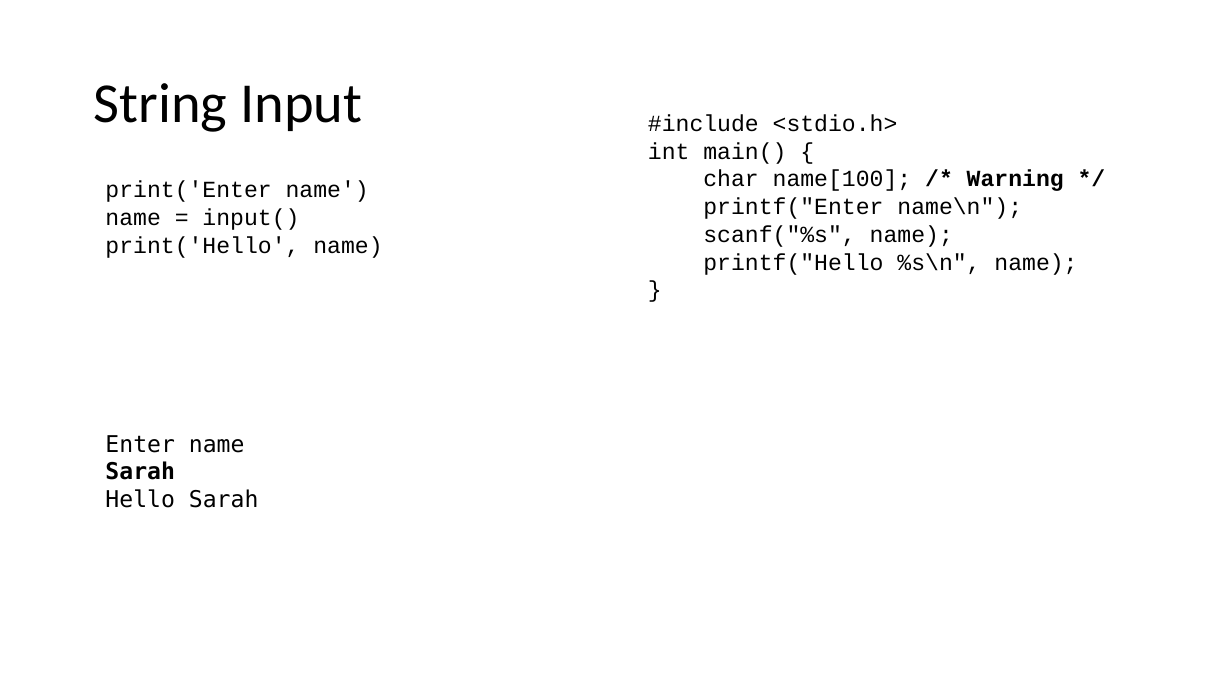
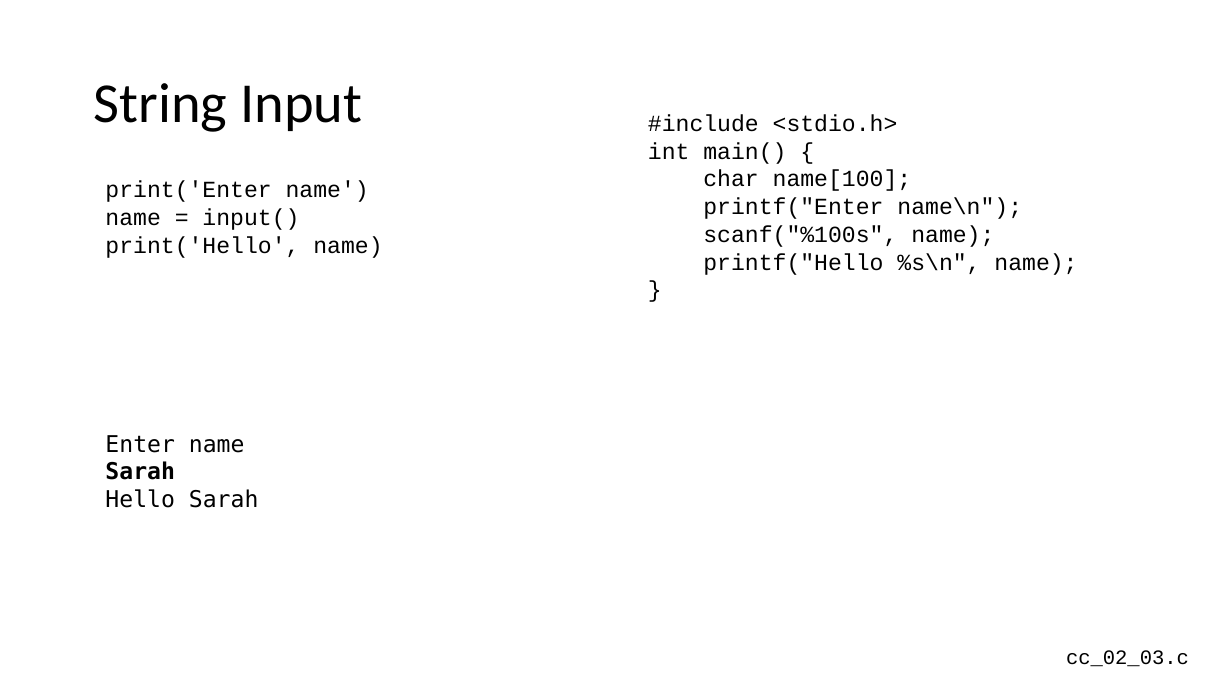
Before and after one commit to csev/cc4e, a slide deck: slide 9 of lectures/CC-02-Python.pptx. Drawn at 1232x693 pixels with LibreOffice and Linux fonts; fonts in the diff are those of the drawing. Boxes give left, top, right and bottom in pixels: in the first picture for what was removed or moved away, otherwise in the second. Text is boxed around its words. In the diff, an @@ line names an element or a change of style, - is before the commit and + after.

```diff
--- a/lectures/CC-02-Python.pptx
+++ b/lectures/CC-02-Python.pptx
@@ text at (x1=703, y1=170, x2=912, y2=191): text changed @@
-char name[100]; /* Warning */
+char name[100];
@@ text at (x1=703, y1=225, x2=994, y2=247): text changed @@
-scanf("%s", name);
+scanf("%100s", name);
@@ text added at (x1=1066, y1=650, x2=1189, y2=667), 16 pt, text #000000 @@
+cc_02_03.c
```
Also in this commit, not shown: 10 other slides changed, 1 slide added, 1 slide removed, 6 other files.
